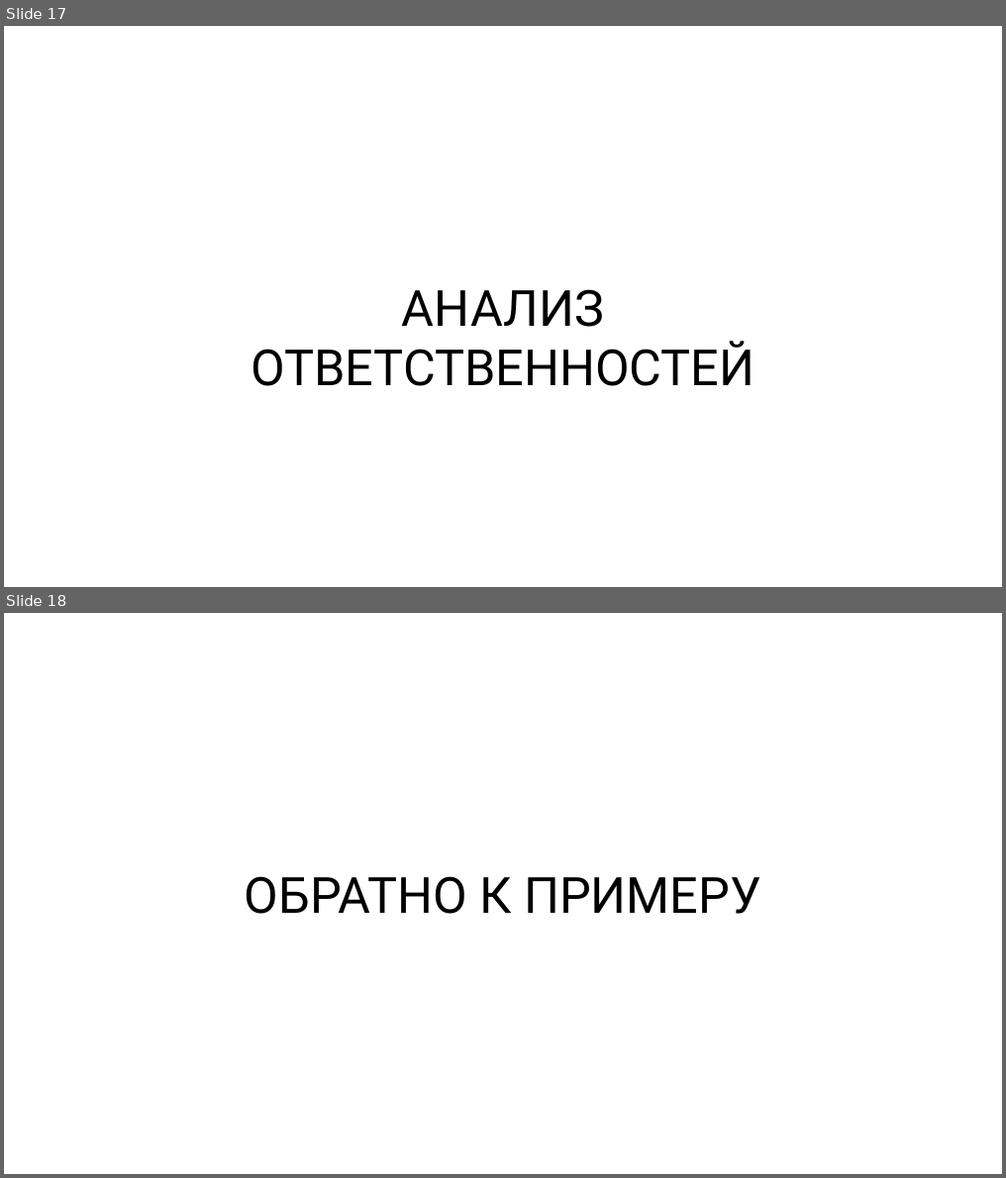
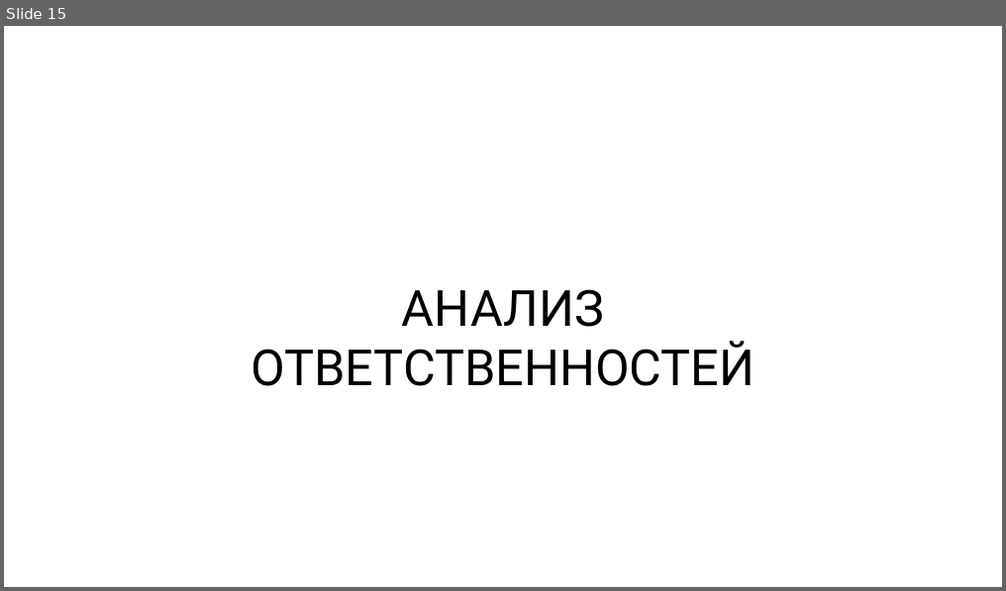
Before and after one commit to rkhaimov/brain-gym, a slide deck: Презентация.pptx. Shown one above the other, each under a label of ours: slides 17 and 18 before the commit, slide 15 after it. The pictures are 1006x1178 and 1006x591 pixels, drawn with LibreOffice and Linux fonts; fonts in the diff are those of the drawing. Boxes give left, top, right and bottom in pixels: in the first picture for what was removed or moved away, otherwise in the second. Text is boxed around its words. In the diff, an @@ line names an element or a change of style, - is before the commit and + after.

```diff
--- a/Презентация.pptx
+++ b/Презентация.pptx
@@ slide 18 removed at (x1=4, y1=613, x2=1002, y2=1174), background #FFFFFF @@
@@ text removed at (x1=245, y1=876, x2=761, y2=914) @@
-ОБРАТНО К ПРИМЕРУ
@@ what was slide 17 is now slide 15 @@
```
Also in this commit, not shown: 2 slides changed, 2 slides added, 4 other slides removed, 1 other file.
